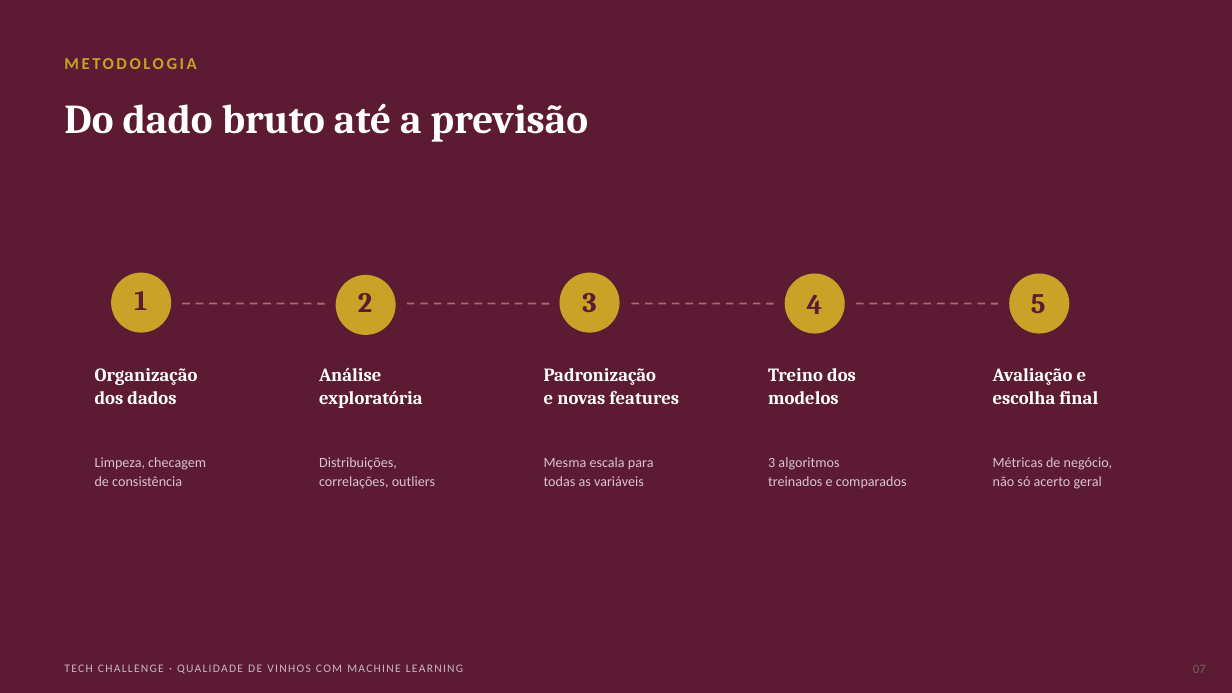
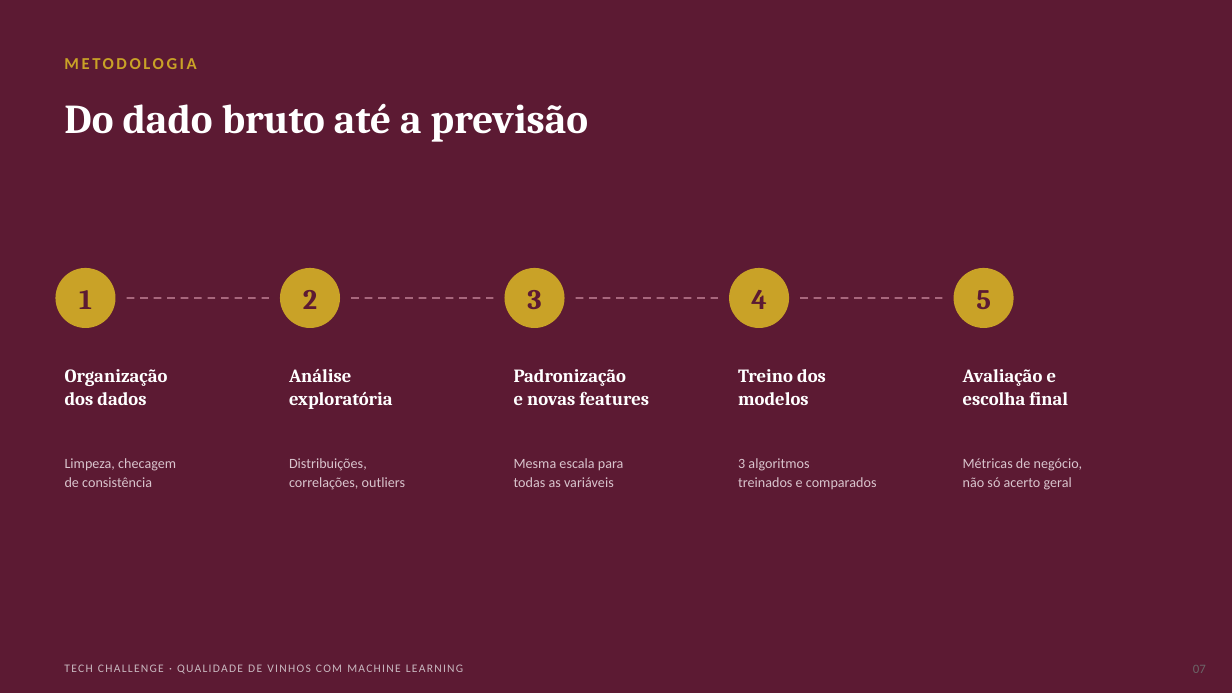
Before and after one commit to lguilherme09/Tech-Challenge-2-FIAP, a slide deck: slide 7 of PPT_Case2_Tech_Challenge.pptx. Drawn at 1232x693 pixels with LibreOffice and Linux fonts; fonts in the diff are those of the drawing. Boxes give left, top, right and bottom in pixels: in the first picture for what was removed or moved away, otherwise in the second. Text is boxed around its words. In the diff, an @@ line names an element or a change of style, - is before the commit and + after.

```diff
--- a/PPT_Case2_Tech_Challenge.pptx
+++ b/PPT_Case2_Tech_Challenge.pptx
@@ text "1": place and size @@
-text "1" at (134, 291, 147, 310)
+text "1" at (79, 290, 92, 309)
@@ 5 ellipses, 4 texts, 4 lines: place and size @@
-5 ellipses, 4 texts, 4 lines at (111, 273, 1069, 335)
+5 ellipses, 4 texts, 4 lines at (55, 268, 1014, 328)
@@ 10 texts: place and size @@
-10 texts at (95, 368, 1112, 489)
+10 texts at (65, 369, 1082, 490)
```
Also in this commit, not shown: 12 other slides changed, 1 slide added, 23 other files.
